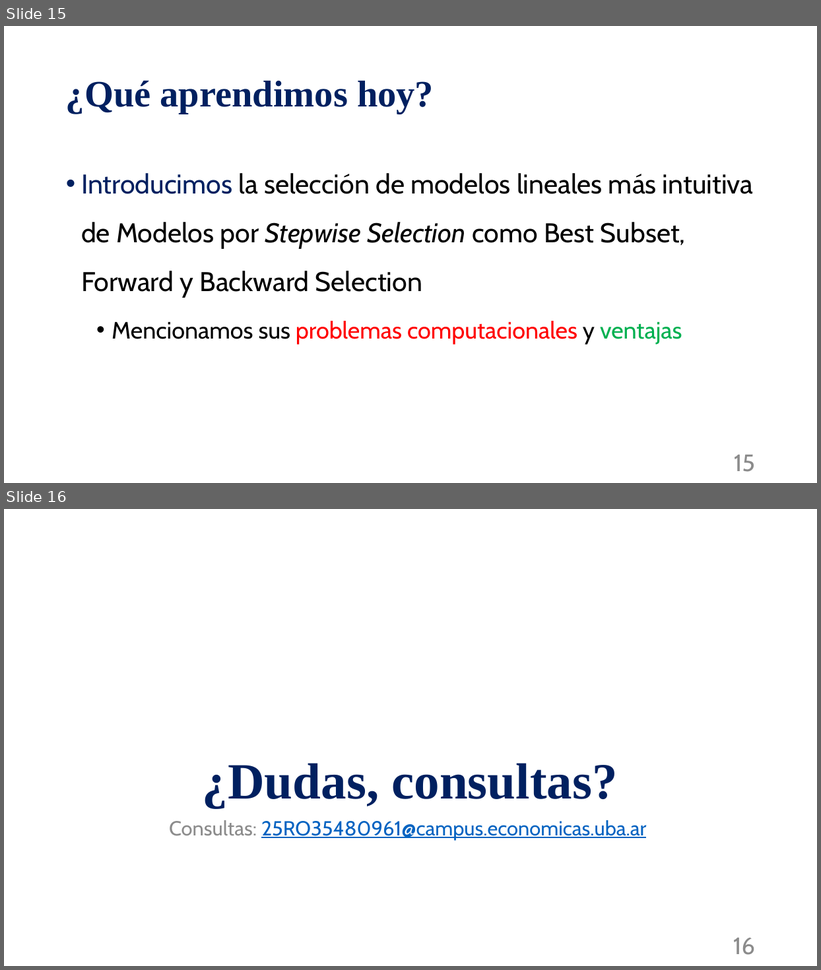
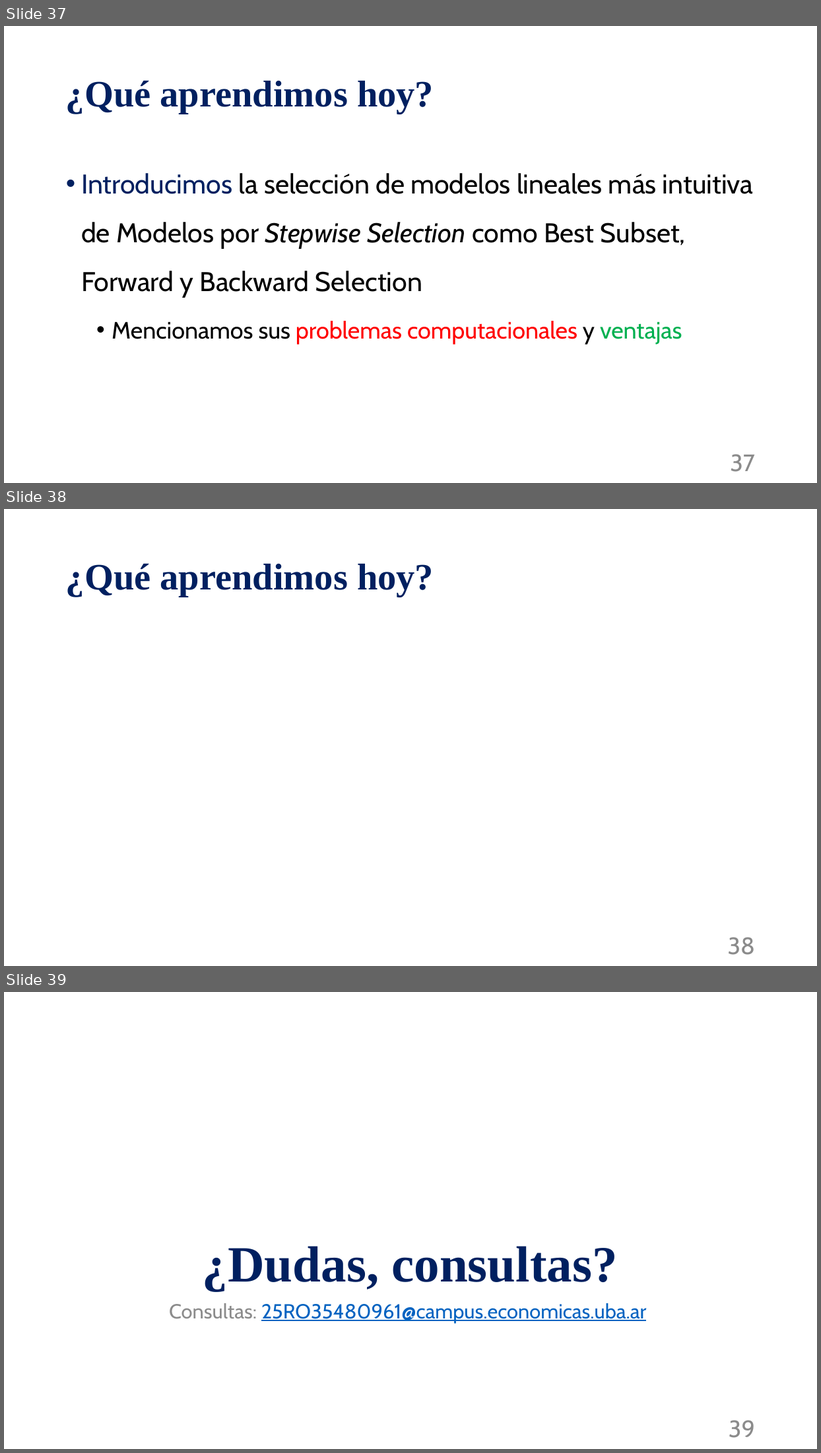
Before and after one commit to mnromero/BigData_UBA, a slide deck: Clase 09. Metodos de Regularizacion_Ridge_LASSO/C09_P2_seleccion_modelos_lineales.pptx. Shown one above the other, each under a label of ours: slides 15 and 16 before the commit, slides 37, 38 and 39 after it. The pictures are 821x970 and 821x1453 pixels, drawn with LibreOffice and Linux fonts; fonts in the diff are those of the drawing; grey boxes stand for pictures. Boxes give left, top, right and bottom in pixels: in the first picture for what was removed or moved away, otherwise in the second. Text is boxed around its words. In the diff, an @@ line names an element or a change of style, - is before the commit and + after.

```diff
--- a/Clase 09. Metodos de Regularizacion_Ridge_LASSO/C09_P2_seleccion_modelos_lineales.pptx
+++ b/Clase 09. Metodos de Regularizacion_Ridge_LASSO/C09_P2_seleccion_modelos_lineales.pptx
@@ slide 38 added at <box>4,509,817,966</box>, background #FFFFFF @@
@@ title added at <box>66,563,434,597</box>, 44 pt, text #002060, bold @@
+¿Qué aprendimos hoy?
@@ page number added at <box>728,937,756,955</box>, 28 pt, text #8C8C8C @@
+38
@@ what was slide 15 is now slide 37 @@
@@ page number at <box>730,454,755,472</box>: text changed @@
-15
+37
@@ what was slide 16 is now slide 39 @@
@@ page number at <box>729,1420,755,1438</box>: text changed @@
-16
+39
```
Also in this commit, not shown: 2 slides changed, 22 other slides added, 2 other files.
